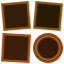
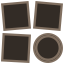
Layers edited between the first and the second 64px x 64px image:
painted on "Ellipse 2" over [35, 35, 61, 61]
painted on "Ellipse 1" over [33, 33, 63, 63]
painted on "Rectangle 2" over [1, 33, 31, 63]
painted on "Rectangle 1 copy" over [33, 1, 63, 31]
painted on "Rectangle 1" over [1, 1, 31, 31]
